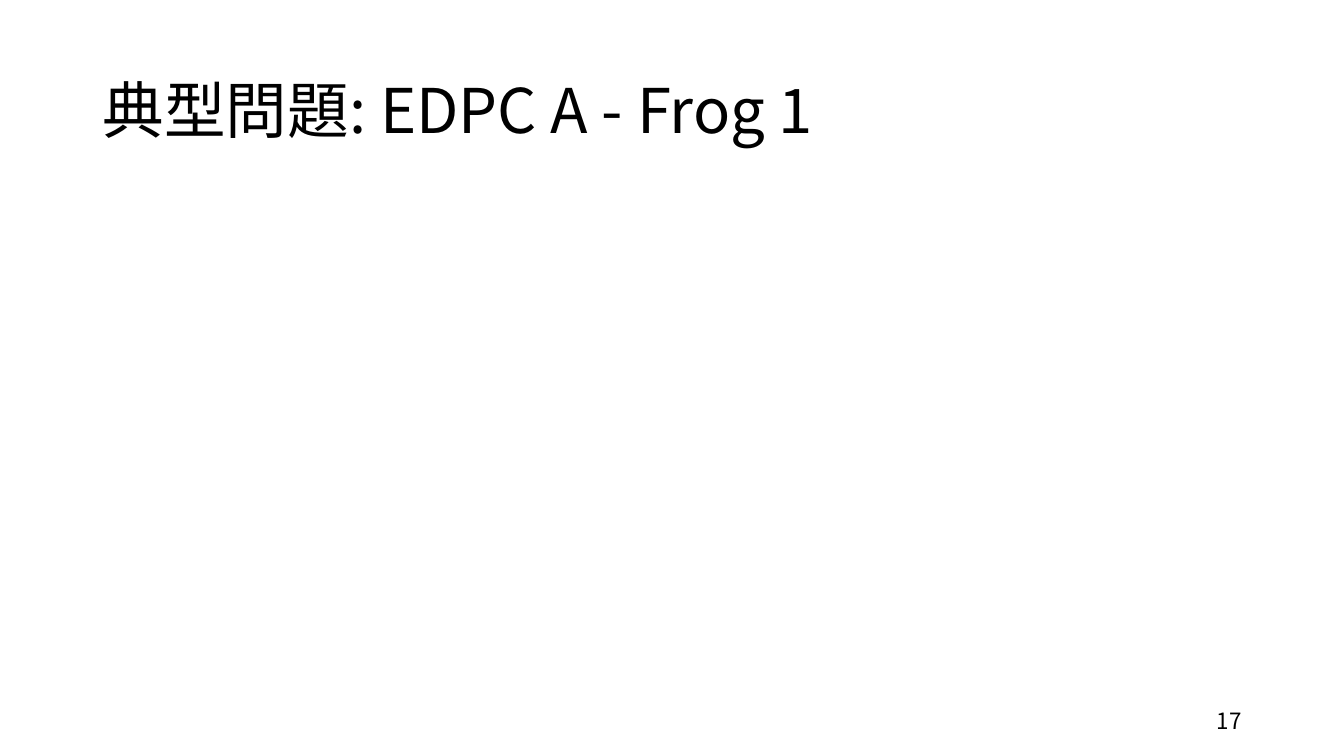
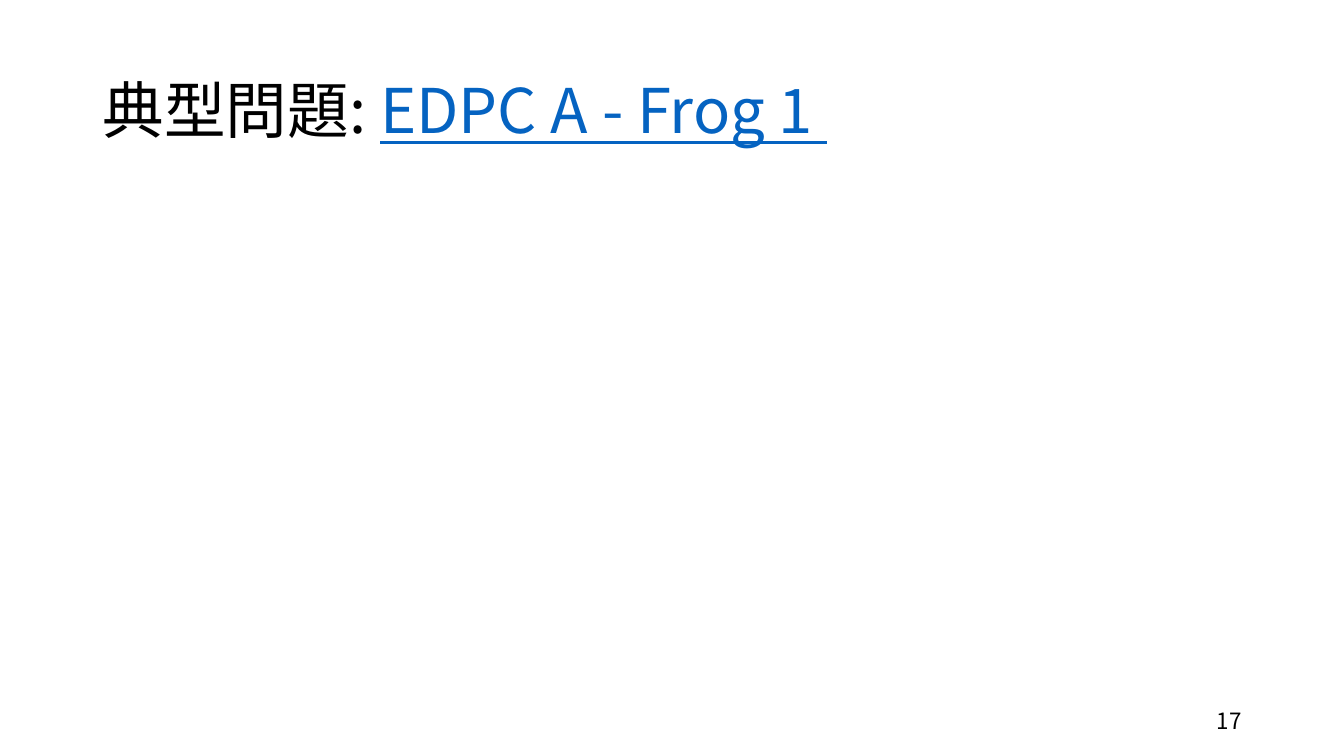
Before and after one commit to Kyabc/triC, a slide deck: slide 17 of 20220702/動的計画法入門.pptx. Drawn at 1344x756 pixels with LibreOffice and Linux fonts; fonts in the diff are those of the drawing; grey boxes stand for pictures. Boxes give left, top, right and bottom in pixels: in the first picture for what was removed or moved away, otherwise in the second. Text is boxed around its words. In the diff, an @@ line names an element or a change of style, - is before the commit and + after.

Commit message:
update slides

```diff
--- a/20220702/動的計画法入門.pptx
+++ b/20220702/動的計画法入門.pptx
@@ title "典型問題: EDPC A - Frog ..." at (102, 81, 813, 149): text colour #000000 to #0563C1, underline on in "EDPC A - Frog 1" @@
```
Also in this commit, not shown: 1 other file.
